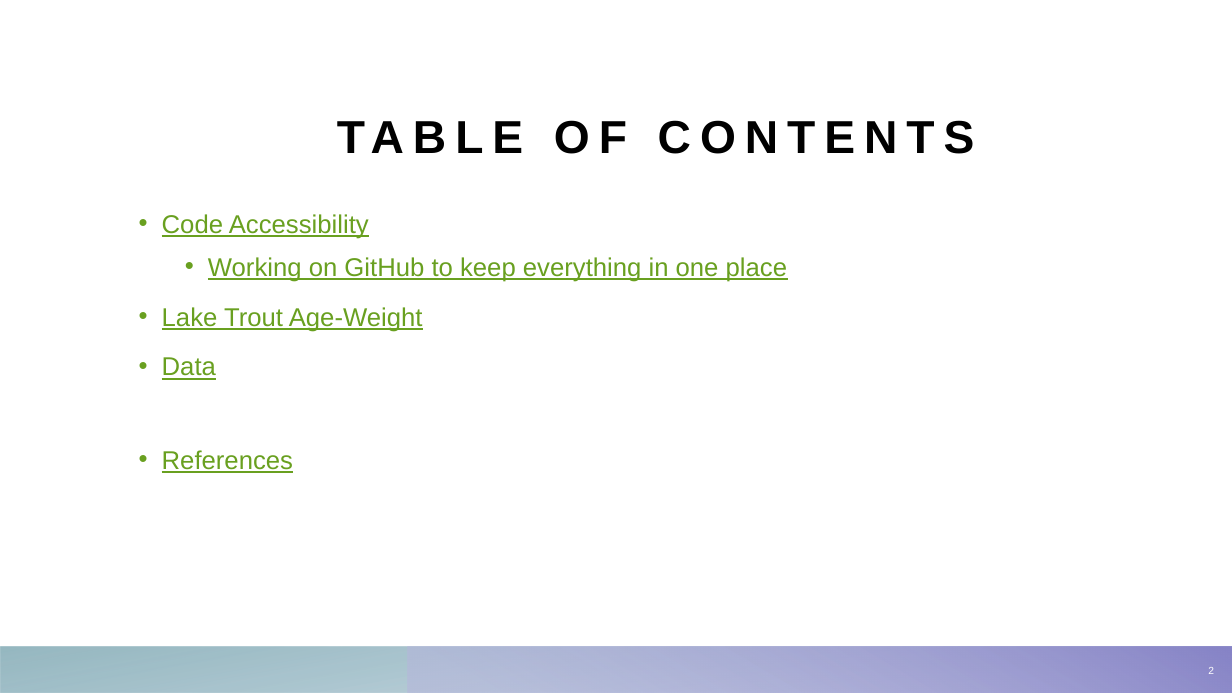
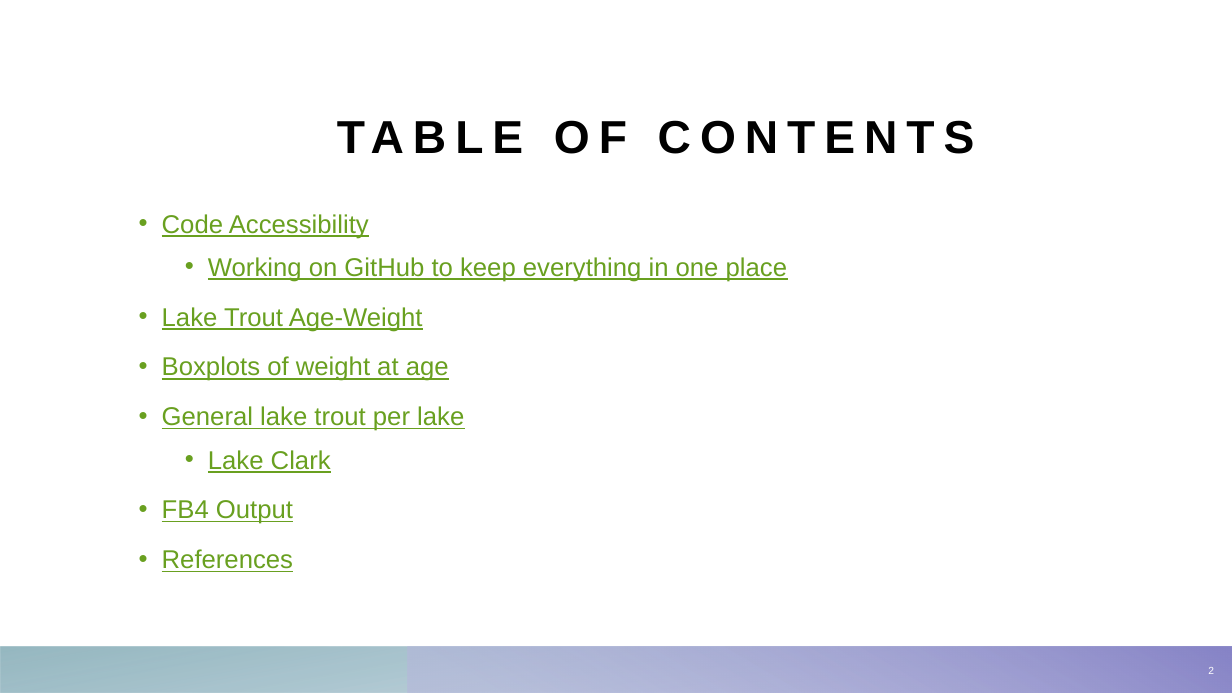
Before and after one commit to StefTasayco/Lake-Trout-AK, a slide deck: slide 2 of Age-weight.pptx. Drawn at 1232x693 pixels with LibreOffice and Linux fonts; fonts in the diff are those of the drawing. Boxes give left, top, right and bottom in pixels: in the first picture for what was removed or moved away, otherwise in the second. Text is boxed around its words. In the diff, an @@ line names an element or a change of style, - is before the commit and + after.

```diff
--- a/Age-weight.pptx
+++ b/Age-weight.pptx
@@ text at (162, 356, 464, 524): text changed @@
-• Data
+• Boxplots of weight at age
+• General lake trout per lake
+  • Lake Clark
+• FB4 Output
```
Also in this commit, not shown: 2 other slides changed, 3 slides added, 1 slide removed, 21 other files.
